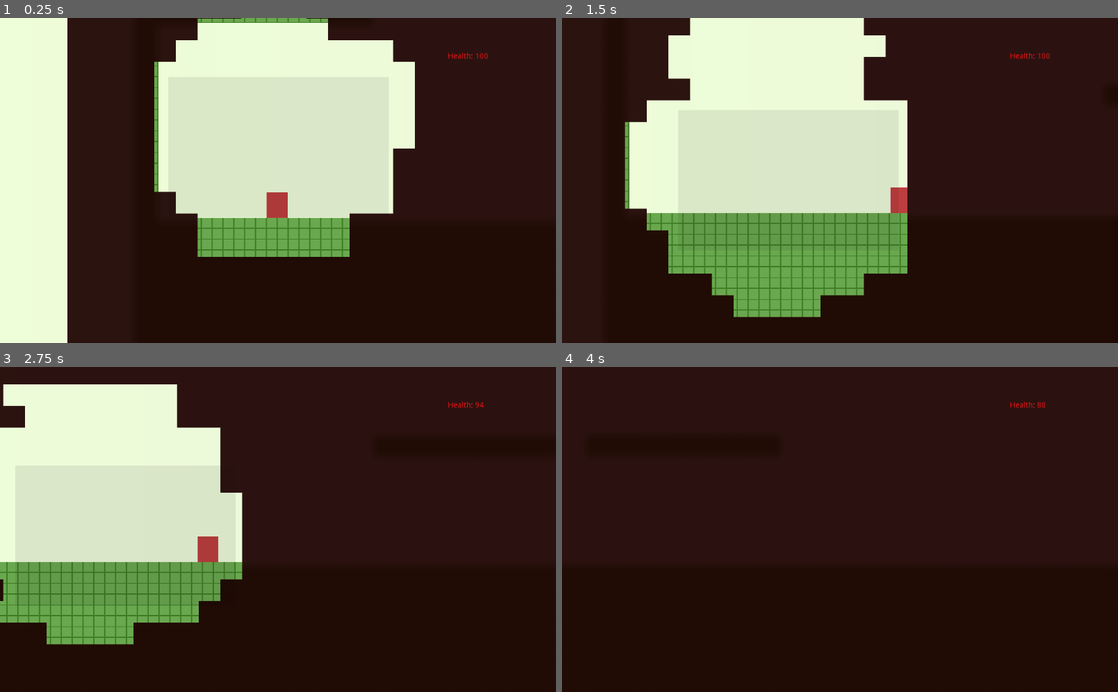
Above: before the commit, frames 1-4 (two rows, left to right).
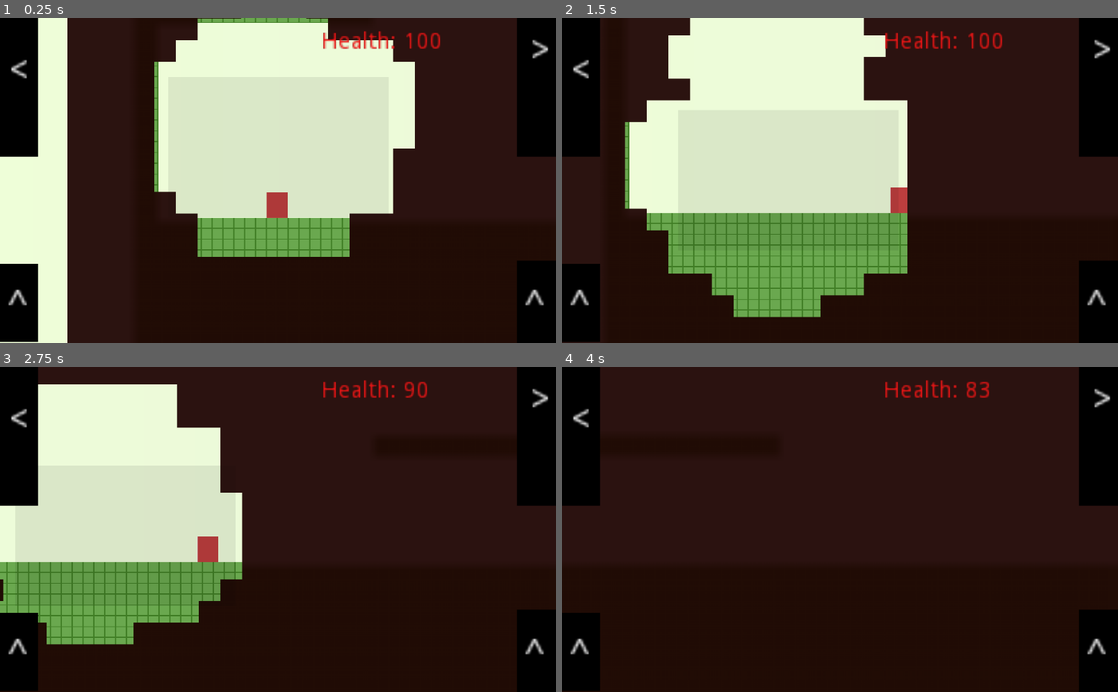
Above: after the commit, the same moments.

Repository: glitchcore/comfort
Game: Godot game, scene res://Scenes/BaseLevel.tscn
Same seed, same stepped clock (60 frames per second), same inputs: the game is played once before the commit and once after it.
Inputs:
- Up to frame 1 (0.25 s): no input
- Up to frame 2 (1.5 s): hold Right (ui_right) from 0.53 s (still down); tap Space (jump) at 0.77 s
- Up to frame 3 (2.75 s): tap Space (jump) at 1.52 s; release Right (ui_right) at 2.03 s; hold Left (ui_left) from 2.03 s (still down)
- Up to frame 4 (4 s): release Left (ui_left) at 2.78 s; hold Right (ui_right) from 2.78 s (still down); tap Space (jump) at 3.02, 3.77 s

The runs differ from the first frame. In frame 1, 9.9% of the frame differs, in the area x 0-100%, y 0-100%; in frame 2, 9.8%; in frame 3, 9.7%; in frame 4, 9.7%.

Commit message:
merge

Diff:
--- a/Actors/Player.gd
+++ b/Actors/Player.gd
@@ -82,4 +82,14 @@
 
 
 func _on_StartArea_body_exited(_body: Node) -> void:
-	print("AAAAAAAAAAAAAAAAAA")
+	pass
+
+
+func _on_PlayerData_killed() -> void:
+	$ComfortMusic.volume_db = -80
+	$NonComfortMusic.volume_db = 20
+	set_process(false)
+	$MainCamera.duration = 1000
+	$MainCamera.amplitude = 1
+	emit_signal("stomped")
+	print("Player killed")
--- a/Autoload/PlayerData.gd
+++ b/Autoload/PlayerData.gd
@@ -6,15 +6,15 @@
 signal killed()
 
 const HP_MAX = 100
-const BAD_ZONE_DAMAGE = 3
+const BAD_ZONE_DAMAGE = 5
+const GOOD_ZONE_DAMAGE = -3
 var hp = HP_MAX setget set_health
 var in_comfort_zone = true
 
 
 func calculate_hp():
 	if in_comfort_zone:
-		# increment hp
-		pass
+		take_damage(GOOD_ZONE_DAMAGE)
 	else:
 		take_damage(BAD_ZONE_DAMAGE)
 
--- a/Scenes/BaseLevel.tscn
+++ b/Scenes/BaseLevel.tscn
@@ -11,6 +11,7 @@
 [ext_resource path="res://Assets/BaseTilemap.tres" type="TileSet" id=9]
 [ext_resource path="res://Assets/ground2.png" type="Texture" id=10]
 [ext_resource path="res://Scenes/Portal2D.tscn" type="PackedScene" id=11]
+[ext_resource path="res://UserInterface/Control.tscn" type="PackedScene" id=12]
 
 [sub_resource type="Gradient" id=3]
 colors = PoolColorArray( 0.937218, 1, 0.847656, 1, 0.885742, 0.885742, 0.885742, 1 )
@@ -73,6 +74,17 @@
 
 [node name="BaseLevel" type="Node2D"]
 
+[node name="ui" type="CanvasLayer" parent="."]
+
+[node name="Control2" parent="ui" instance=ExtResource( 12 )]
+margin_right = 6.0
+margin_bottom = 224.0
+
+[node name="GameData" parent="ui" instance=ExtResource( 6 )]
+
+[node name="Tutorial" parent="ui" instance=ExtResource( 4 )]
+visible = false
+
 [node name="Sprite" type="Sprite" parent="."]
 position = Vector2( 2891.5, -1606 )
 scale = Vector2( 3.23389, 4390 )
@@ -107,15 +119,6 @@
 collision_mask = 0
 format = 1
 
-[node name="ui" type="CanvasLayer" parent="."]
-
-[node name="GameData" parent="ui" instance=ExtResource( 6 )]
-
-[node name="Control" parent="ui" instance=ExtResource( 4 )]
-
-[node name="Tutorial" parent="ui" instance=ExtResource( 4 )]
-visible = false
-
 [node name="PlayerData" parent="." instance=ExtResource( 8 )]
 
 [node name="EnemyWalls" type="TileMap" parent="."]
@@ -148,5 +151,6 @@
 
 [connection signal="is_comfort" from="Player" to="Enemy" method="_on_Player_is_comfort"]
 [connection signal="damaged" from="PlayerData" to="ui/GameData" method="update_interface"]
+[connection signal="killed" from="PlayerData" to="Player" method="_on_PlayerData_killed"]
+[connection signal="body_exited" from="GameAreas/StartArea" to="ui/Tutorial" method="_on_StartArea_body_exited"]
 [connection signal="body_exited" from="GameAreas/StartArea" to="Player" method="_on_StartArea_body_exited"]
-[connection signal="body_exited" from="GameAreas/StartArea" to="ui/Tutorial" method="_on_StartArea_body_exited"]
--- a/UserInterface/Control.tscn
+++ b/UserInterface/Control.tscn
@@ -13,90 +13,55 @@
 script = ExtResource( 1 )
 
 [node name="LeftButton" type="TouchScreenButton" parent="."]
-position = Vector2( 0, 298 )
-scale = Vector2( 0.0341797, 133 )
+scale = Vector2( 0.0341797, 256 )
 normal = SubResource( 2 )
 shape = SubResource( 1 )
 action = "ui_left"
 
 [node name="RightButton" type="TouchScreenButton" parent="."]
-position = Vector2( 952, 304 )
-scale = Vector2( 0.0351562, 127 )
+position = Vector2( 952, 0 )
+scale = Vector2( 0.0351562, 256 )
 normal = SubResource( 2 )
 shape = SubResource( 1 )
 action = "ui_right"
 
 [node name="RightJumpButton" type="TouchScreenButton" parent="."]
-position = Vector2( 952, 431 )
-scale = Vector2( 0.0351562, 169 )
+position = Vector2( 952, 448 )
+scale = Vector2( 0.0351562, 152 )
 normal = SubResource( 2 )
 shape = SubResource( 1 )
 action = "jump"
 
 [node name="LeftJumpButton" type="TouchScreenButton" parent="."]
-position = Vector2( 0, 431 )
-scale = Vector2( 0.0341797, 167 )
+position = Vector2( 0, 454 )
+scale = Vector2( 0.0341797, 144 )
 normal = SubResource( 2 )
 shape = SubResource( 1 )
 action = "jump"
 
-[node name="GrowButton" type="TouchScreenButton" parent="."]
-position = Vector2( 952, 0 )
-scale = Vector2( 0.0351562, 170 )
-normal = SubResource( 2 )
-shape = SubResource( 1 )
-action = "ui_up"
-
-[node name="ShrinkButton" type="TouchScreenButton" parent="."]
-position = Vector2( 3.8147e-06, -1.90735e-06 )
-scale = Vector2( 0.0341797, 170 )
-normal = SubResource( 2 )
-shape = SubResource( 1 )
-action = "ui_down"
-
 [node name=">" type="Label" parent="."]
-margin_left = 952.0
-margin_top = 184.0
-margin_right = 966.0
-margin_bottom = 210.0
+margin_left = 960.0
+margin_top = 3.05176e-05
+margin_right = 974.0
+margin_bottom = 26.0
 rect_scale = Vector2( 5, 5 )
 text = ">"
 align = 1
 valign = 1
 
 [node name="<" type="Label" parent="."]
-margin_left = 0.00012207
-margin_top = 168.0
-margin_right = 14.0001
-margin_bottom = 194.0
+margin_top = 32.0
+margin_right = 14.0
+margin_bottom = 58.0
 rect_scale = Vector2( 5, 5 )
 text = "<"
 align = 1
 valign = 1
 
-[node name=">^" type="Label" parent="."]
-margin_left = 952.0
-margin_top = 352.0
-margin_right = 967.0
-margin_bottom = 378.0
-rect_scale = Vector2( 5, 5 )
-text = ">^"
-align = 1
-valign = 1
-
-[node name="<^" type="Label" parent="."]
-margin_top = 352.0
-margin_right = 15.0
-margin_bottom = 378.0
-rect_scale = Vector2( 5, 5 )
-text = "<^"
-align = 1
-valign = 1
-
 [node name="^" type="Label" parent="."]
-margin_top = 520.0
+margin_top = 496.0
 margin_right = 14.0
-margin_bottom = 535.0
+margin_bottom = 511.0
 rect_scale = Vector2( 5, 5 )
 text = "^"
 align = 1
@@ -104,30 +69,10 @@
 
 [node name="^" type="Label" parent="."]
 margin_left = 952.0
-margin_top = 528.0
+margin_top = 496.0
 margin_right = 966.0
-margin_bottom = 542.0
+margin_bottom = 510.0
 rect_scale = Vector2( 5, 5 )
 text = "^"
 align = 1
 valign = 1
-
-[node name="<>" type="Label" parent="."]
-margin_left = 952.0
-margin_top = 3.05176e-05
-margin_right = 968.0
-margin_bottom = 26.0
-rect_scale = Vector2( 5, 5 )
-text = "<>"
-align = 1
-valign = 1
-
-[node name="><" type="Label" parent="."]
-margin_left = 0.000244141
-margin_top = 3.05176e-05
-margin_right = 16.0002
-margin_bottom = 26.0
-rect_scale = Vector2( 5, 5 )
-text = "><"
-align = 1
-valign = 1
--- a/UserInterface/GameData.gd
+++ b/UserInterface/GameData.gd
@@ -9,4 +9,7 @@
 	update_interface()
 
 func update_interface():
-	health.text = "Health: %s" % player_data.hp
+	if player_data.hp > 0:
+		health.text = "Health: %s" % player_data.hp
+	else:
+		health.text = "You died"
--- a/UserInterface/GameData.tscn
+++ b/UserInterface/GameData.tscn
@@ -15,9 +15,10 @@
 anchor_left = 0.961
 anchor_right = 1.0
 anchor_bottom = 0.047
-margin_left = -161.064
-margin_top = 68.0
-margin_right = -83.0
-margin_bottom = 57.8
+margin_left = -394.064
+margin_top = 28.0
+margin_right = -362.0
+margin_bottom = 15.8
+rect_scale = Vector2( 3, 3 )
 custom_colors/font_color = Color( 0.921569, 0.0862745, 0.0862745, 1 )
 text = "Health: %s"
Not shown: 1 places in Scenes/BaseLevel.tscn that only renumber resources
